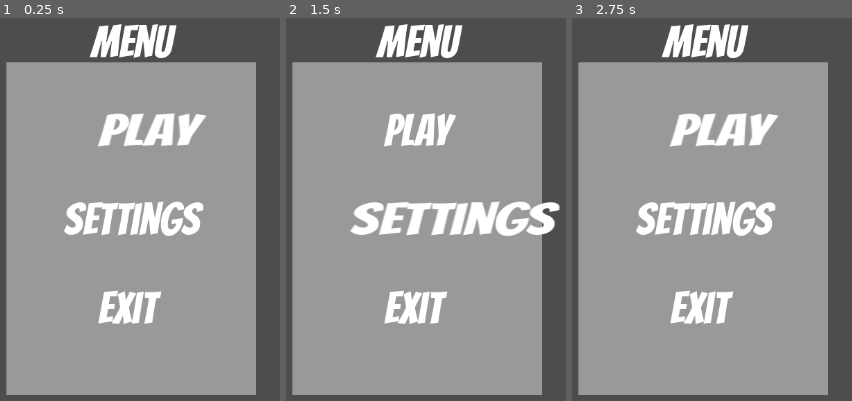
Above: before the commit, frames 1-3 (left to right).
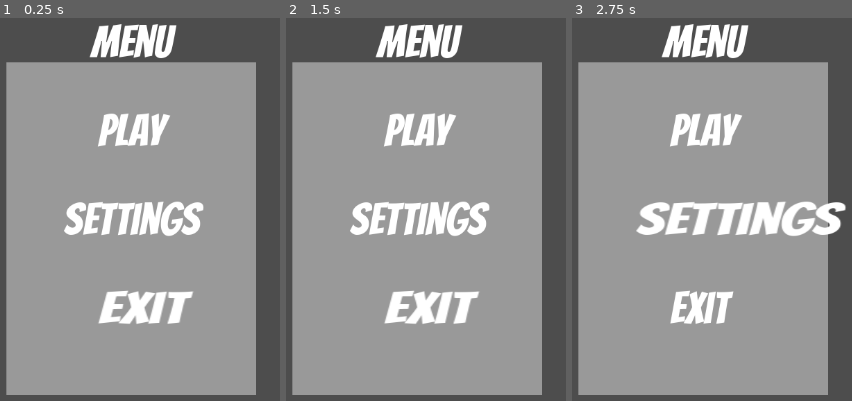
Above: after the commit, the same moments.

Repository: 00jamiil/TowerDefenceProject
Game: Godot game, scene res://Scenes/MainMenu.tscn
Two runs of this game, one before a commit and one after it. Both use one fixed random seed, a clock stepped at 60 frames per second and the inputs below.
Inputs (mouse positions are in pixels of both pictures, inside the frame that each line leads up to):
- Up to frame 1 (0.25 s): no input
- Up to frame 2 (1.5 s): tap Enter at 0.5 s; move the mouse to (outside the picture) at 0.52 s; hold Up (ui_up) 0.53-1.28 s; tap Space at 1.25 s; move the mouse to (487, 263) at 1.27 s; hold Down (ui_down) from 1.28 s (still down)
- Up to frame 3 (2.75 s): tap Enter at 2 s; move the mouse to (outside the picture) at 2.02 s; release Down (ui_down) at 2.03 s; hold Up (ui_up) from 2.03 s (still down)

The runs differ from the first frame. In frame 1, 3.4% of the frame differs, in the area x 35-74%, y 24-80%; in frame 2, 5.3%; in frame 3, 5.5%, in the area x 22-98%, y 24-57%.

Commit message:
menu changes
ss

Diff:
--- a/Scenes/MainMenu.tscn
+++ b/Scenes/MainMenu.tscn
@@ -1,8 +1,9 @@
-[gd_scene load_steps=5 format=3 uid="uid://df7soeqbss754"]
+[gd_scene load_steps=6 format=3 uid="uid://df7soeqbss754"]
 
 [ext_resource type="FontFile" uid="uid://bs534y34j3l51" path="res://Themes/Fonts/Bangers-Regular.ttf" id="1_p1l1h"]
 [ext_resource type="Theme" uid="uid://ex4s3ej7oqkk" path="res://Themes/menu_panel.tres" id="2_ohqrr"]
 [ext_resource type="Script" path="res://Scripts/menu_panel.gd" id="3_qhcga"]
+[ext_resource type="Script" path="res://Scripts/play_label.gd" id="4_1s1ns"]
 
 [sub_resource type="Theme" id="Theme_dx6wj"]
 Label/font_sizes/font_size = 64
@@ -45,6 +46,7 @@
 grow_horizontal = 2
 theme = SubResource("Theme_dx6wj")
 text = "play"
+script = ExtResource("4_1s1ns")
 
 [node name="SettingsLabel" type="Label" parent="MenuPanel"]
 layout_mode = 1
@@ -71,3 +73,7 @@
 grow_horizontal = 2
 theme = SubResource("Theme_dx6wj")
 text = "Exit"
+
+[connection signal="mouse_entered" from="MenuPanel/PlayLabel" to="MenuPanel/PlayLabel" method="_on_mouse_entered"]
+[connection signal="mouse_exited" from="MenuPanel/PlayLabel" to="MenuPanel/PlayLabel" method="_on_mouse_exited"]
+[connection signal="resized" from="MenuPanel/PlayLabel" to="MenuPanel/PlayLabel" method="_on_resized"]
--- a/Scripts/menu_panel.gd
+++ b/Scripts/menu_panel.gd
@@ -1,6 +1,6 @@
 extends Panel
 
-var menu = 1;
+var menu = 3;
 
 # Called when the node enters the scene tree for the first time.
 func _ready() -> void:
@@ -13,6 +13,8 @@
 		menu += 1;
 	if Input.is_action_just_pressed("ui_up") and menu > 1:
 		menu -= 1;
+	if $PlayLabel.is_hovered:
+		menu = 1
 
 	if menu == 1:
 		$PlayLabel.scale = Vector2(1.5,1)
--- /dev/null
+++ b/Scripts/play_label.gd
@@ -0,0 +1,15 @@
+extends Label
+
+var is_hovered = false
+
+func _ready():
+	connect("mouse_entered", Callable(self, "_on_mouse_entered"))
+	connect("mouse_exited", Callable(self, "_on_mouse_exited"))
+
+func _on_mouse_entered():
+	is_hovered = true
+	print("Mouse is over the label")
+
+func _on_mouse_exited():
+	is_hovered = false
+	print("Mouse left the label")
